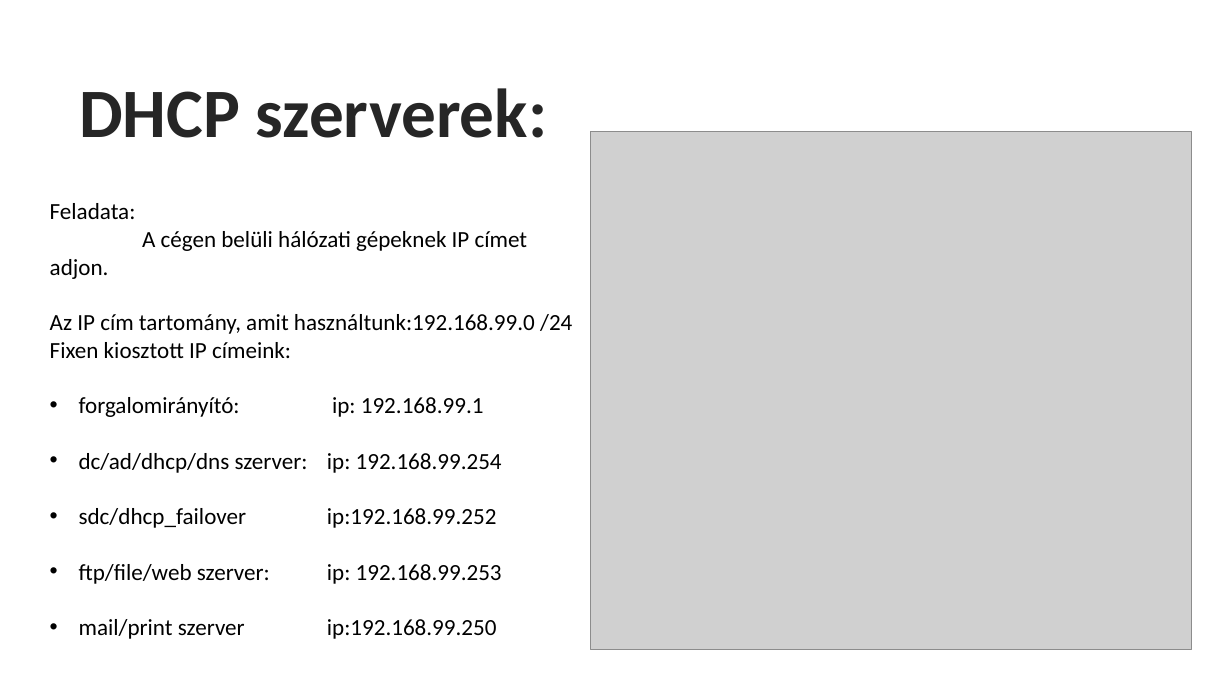
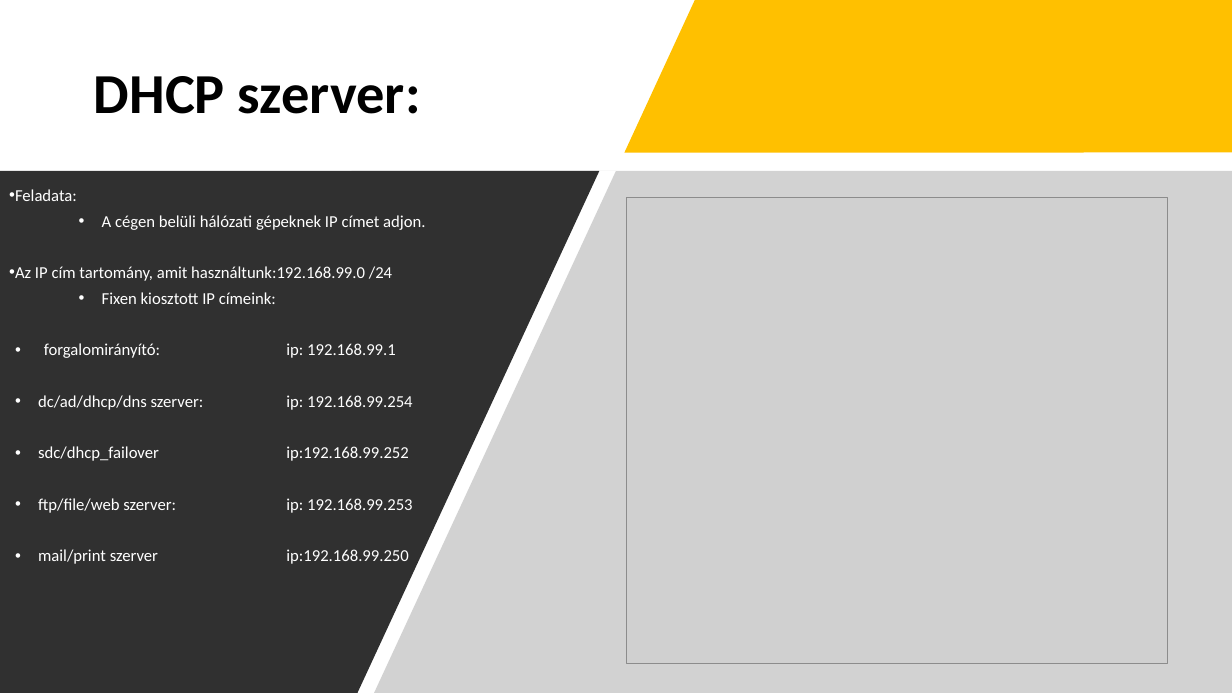
Before and after one commit to MatraBendi/Vizsga2022_IRU, a slide deck: slide 4 of Szerver bemutató.pptx. Drawn at 1232x693 pixels with LibreOffice and Linux fonts; fonts in the diff are those of the drawing; grey boxes stand for pictures. Boxes give left, top, right and bottom in pixels: in the first picture for what was removed or moved away, otherwise in the second. Text is boxed around its words. In the diff, an @@ line names an element or a change of style, - is before the commit and + after.

Commit message:
design

```diff
--- a/Szerver bemutató.pptx
+++ b/Szerver bemutató.pptx
@@ freeform shape added at box(625, 0, 1232, 152), fill #FFC000 @@
@@ text "DHCP szerver:" at box(94, 76, 421, 114): vertical alignment top to middle @@
@@ text at box(94, 76, 421, 114): text changed; size 54 to 44 pt; text colour #262626 to #000000 @@
-DHCP szerverek:
+DHCP szerver:
@@ freeform shape added at box(0, 171, 600, 693), fill #303030 @@
@@ freeform shape added at box(352, 171, 1232, 693), fill #A6A6A6 at 50% opacity @@
@@ text "Feladata:": place and size @@
-text "Feladata:" at box(50, 203, 572, 639)
+text "Feladata:" at box(15, 189, 425, 564)
@@ text "Feladata:" at box(15, 189, 425, 564): size 18 to 13 pt, text colour #000000 to #FFFFFF; bullet none to •; line spacing 1 to 0.9; more space between paragraphs; list level 1 to 3 in "A cégen belüli hálózati gépeknek ..."; list level 1 to 3 in "Fixen kiosztott IP címeink:"; indent changed @@
@@ picture: place and size @@
-picture at box(591, 131, 1192, 650)
+picture at box(627, 197, 1168, 664)
```
Also in this commit, not shown: 9 other slides changed.
